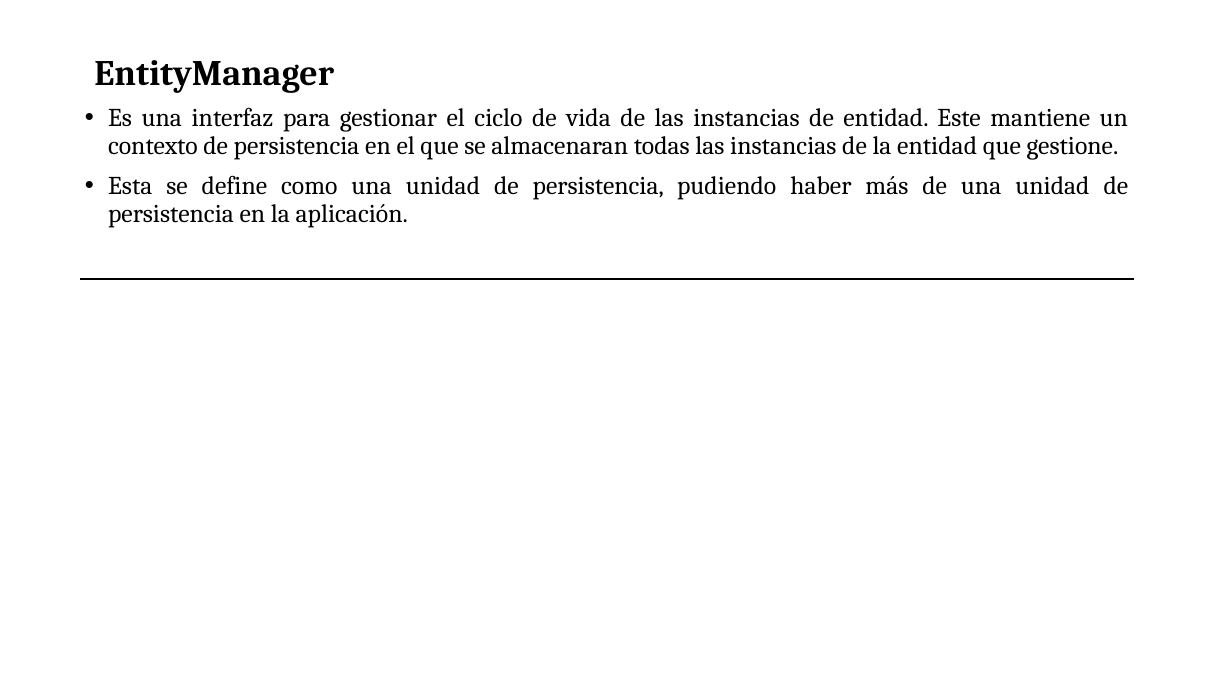
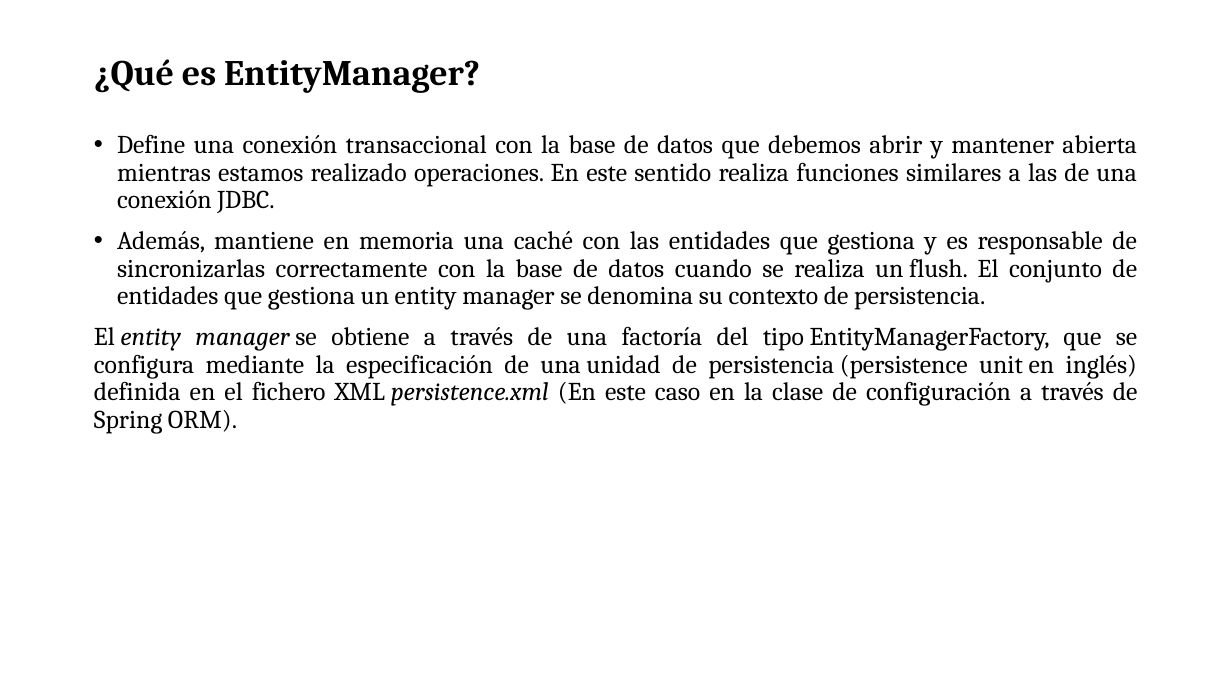
Before and after one commit to soycperez/connection-spring-jpa-hibernate, a slide deck: slide 6 of Connection JPA, Hibernate + Spring.pptx. Drawn at 1232x693 pixels with LibreOffice and Linux fonts; fonts in the diff are those of the drawing; background and template pictures are left out. Boxes give left, top, right and bottom in pixels: in the first picture for what was removed or moved away, otherwise in the second. Text is boxed around its words. In the diff, an @@ line names an element or a change of style, - is before the commit and + after.

```diff
--- a/Connection JPA, Hibernate + Spring.pptx
+++ b/Connection JPA, Hibernate + Spring.pptx
@@ title at (x1=94, y1=59, x2=480, y2=93): text changed @@
-EntityManager
+¿Qué es EntityManager?
@@ text at (x1=94, y1=134, x2=1138, y2=433): text changed @@
-• Es una interfaz para gestionar el ciclo de vida de las instancias de entidad. Este mantiene un contexto de persistencia en el que se almacenaran todas las instancias de la entidad que gestione.
-• Esta se define como una unidad de persistencia, pudiendo haber más de una unidad de persistencia en la aplicación.
+• Define una conexión transaccional con la base de datos que debemos abrir y mantener abierta mientras estamos realizado operaciones. En este sentido realiza funciones similares a las de una conexión JDBC.
+• Además, mantiene en memoria una caché con las entidades que gestiona y es responsable de sincronizarlas correctamente con la base de datos cuando se realiza un flush. El conjunto de entidades que gestiona un entity manager se denomina su contexto de persistencia.
+El entity manager se obtiene a través de una factoría del tipo EntityManagerFactory, que se configura mediante la especificación de una unidad de persistencia (persistence unit en inglés) definida en el fichero XML persistence.xml (En este caso en la clase de configuración a través de Spring ORM).
@@ line removed from (80, 279) to (1134, 279) @@
```
Also in this commit, not shown: 2 other slides changed.
